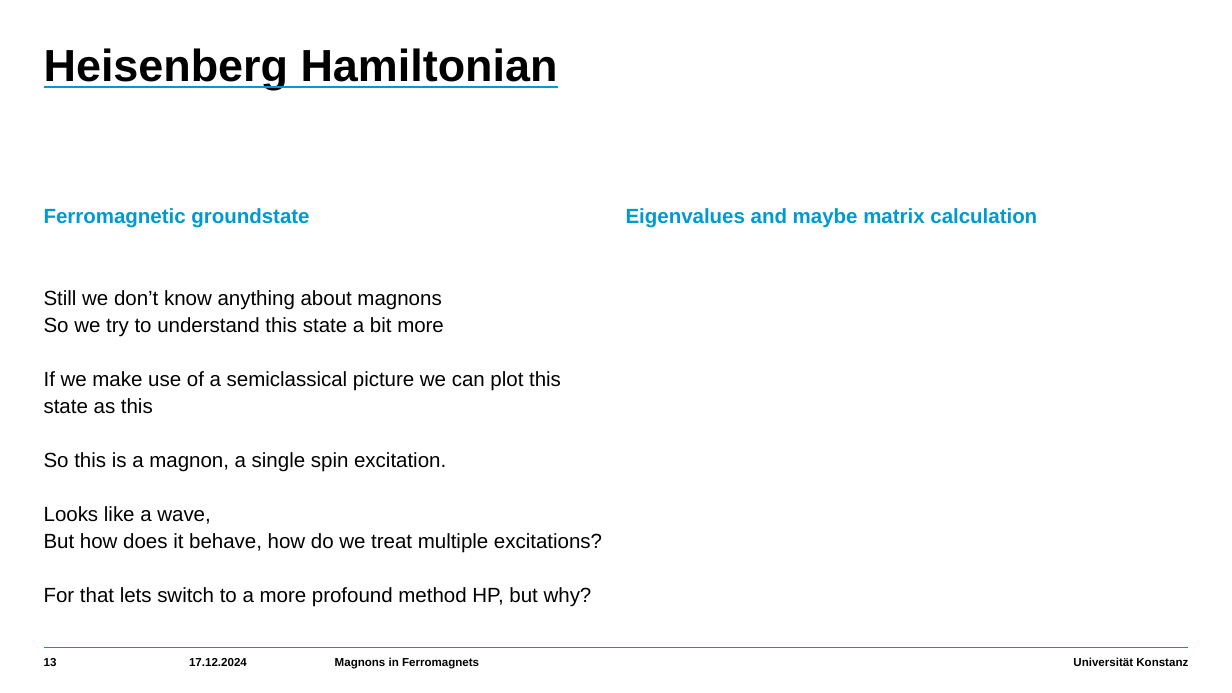
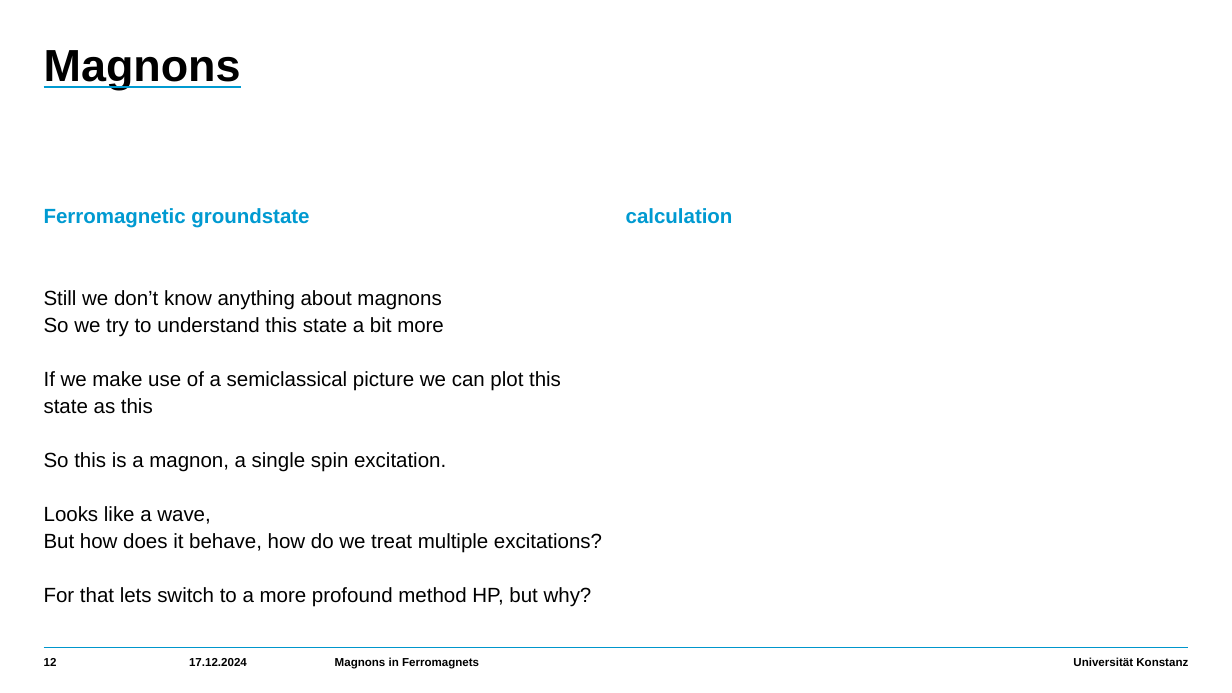
Before and after one commit to HolykingJulex/SeminarSaM, a slide deck: slide 12 of Vortrag.pptx (slide 13 before the commit). Drawn at 1232x693 pixels with LibreOffice and Linux fonts; fonts in the diff are those of the drawing. Boxes give left, top, right and bottom in pixels: in the first picture for what was removed or moved away, otherwise in the second. Text is boxed around its words. In the diff, an @@ line names an element or a change of style, - is before the commit and + after.

```diff
--- a/Vortrag.pptx
+++ b/Vortrag.pptx
@@ title at (x1=44, y1=50, x2=241, y2=90): text changed @@
-Heisenberg Hamiltonian
+Magnons
@@ text at (x1=626, y1=208, x2=733, y2=224): text changed @@
-Eigenvalues and maybe matrix calculation
+calculation
```
Also in this commit, not shown: 12 other slides changed, 1 slide added.
